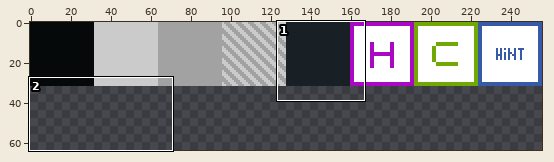
Sprite sheet, stored at assets/tiles.png. The first picture is a wide view before the edit; the outline marks the close-up.
Close-up. As it was:
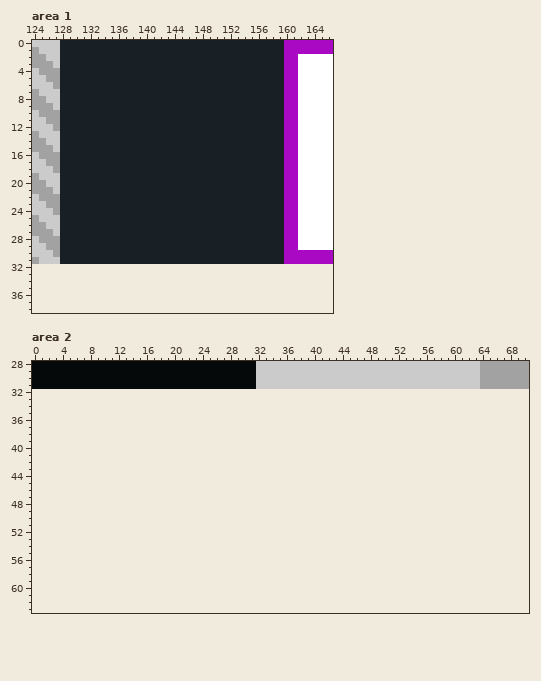
The file is 256x32 pixels. Shown: area 1: x 124..166, y 0..38; area 2: x 0..70, y 28..63. The old version is drawn lined up with the new one, on the new canvas.
The result:
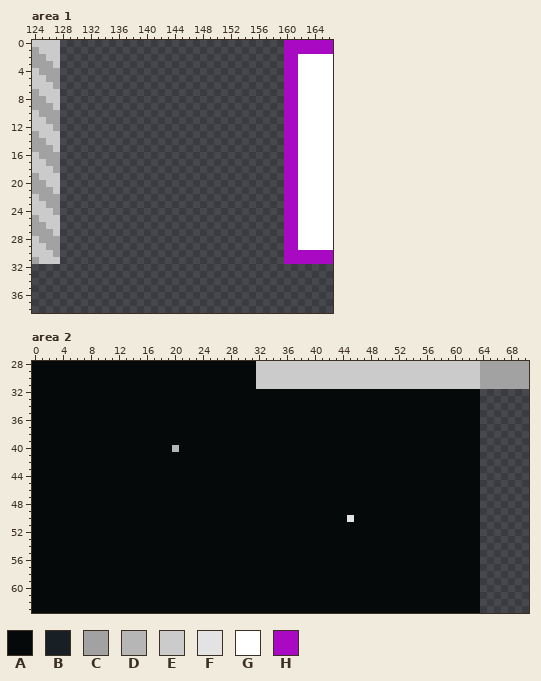
Palette (. is transparent): A #06090a  B #182026  C #a2a2a2  D #b6b6b6  E #cbcbcb  F #e3e3e3  G #ffffff  H #a909c2
Changes in this commit:
canvas 256x32 -> 256x64
Area 1:
The author cleared colour B in rows 0 to 31 at x 128 to 159.
Area 2:
Colour A is added in rows 32 to 39 at x 0 to 63; in row 40 at x 0 to 19 and 21 to 63; in rows 41 to 49 at x 0 to 63; in row 50 at x 0 to 44 and 46 to 63; in rows 51 to 63 at x 0 to 63.
Colour D is added in row 40 at x 20.
Colour F is added in row 50 at x 45.
Changed places in both close-ups, as pixel boxes (x1, y1, x2, y2):
erased: (60, 40, 284, 264)
added: (32, 389, 480, 613)
